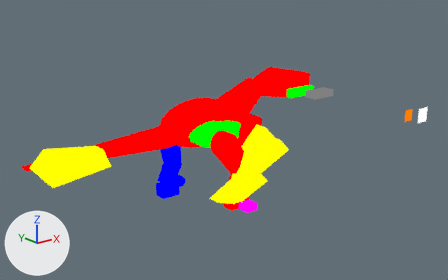
The Blender file assets-source/blender/motion/microraptor-walk.blend, before and after one commit.
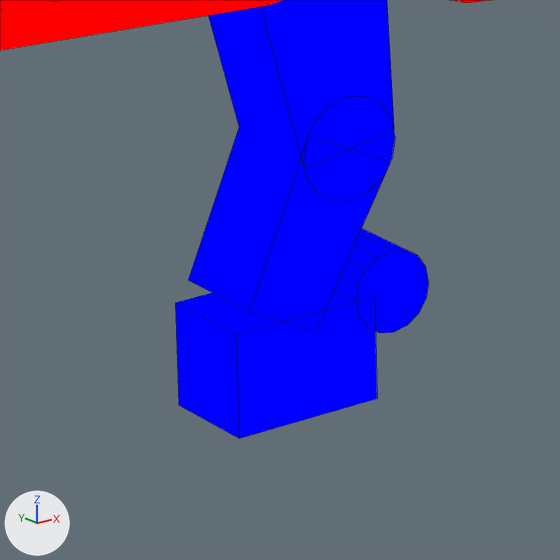
There are two pictures of each version: one whole from a 50 mm camera at (-14.79, -71.85, 37.1) aimed at (33.62, -11.34, 12.9), one close up on the part from 30% to 45% of the width and 53% to 76% of the height. Arrows for +X, +Y and +Z are at lower left; the lights stay in place. The older version's two pictures come first. Both versions are drawn at full value of the shape key 'walk_04' of 'DinoTycoon_Motion_microraptor_walk_far_tip'; the numbers are the values there. The close-ups show mesh edges as thin lines.

Before the edit, the objects in view are built like this:
```python
ob_dinotycoon_motion_microraptor_walk_far_0 = bpy.data.objects.new('DinoTycoon_Motion_microraptor_walk_far_0', me_dinotycoon_motion_microraptor_walk_sample_far_0)
ob_dinotycoon_motion_microraptor_walk_far_0.location = (0.0, 0.0, 0.0)
ob_dinotycoon_motion_microraptor_walk_far_foot = bpy.data.objects.new('DinoTycoon_Motion_microraptor_walk_far_foot', me_dinotycoon_motion_microraptor_walk_sample_far_foot)
ob_dinotycoon_motion_microraptor_walk_far_foot.location = (0.0, 0.0, 0.0)
ob_dinotycoon_motion_microraptor_walk_far_tip = bpy.data.objects.new('DinoTycoon_Motion_microraptor_walk_far_tip', me_dinotycoon_motion_microraptor_walk_sample_far_tip)
ob_dinotycoon_motion_microraptor_walk_far_tip.location = (0.0, 0.0, 0.0)
# also in view: 'DinoTycoon_Motion_microraptor_walk_tail' at (24.5, 0.0, 11.65); 'DinoTycoon_Motion_microraptor_walk_far_1' at (35.05, 4.0, 3.52); 'DinoTycoon_Motion_microraptor_walk_far_joint_1' at (35.73, 4.0, 4.95)
```
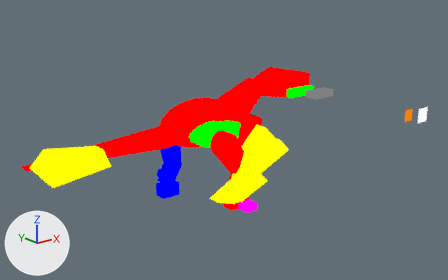
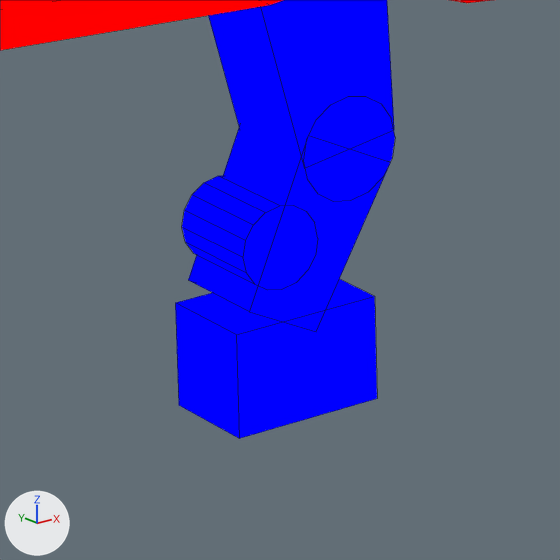
The change, as a list of edits to the scene's bpy script:
```text
Change me_dinotycoon_motion_microraptor_walk_sample_far_tip:
    used by ob_dinotycoon_motion_microraptor_walk_far_tip; location = (0.0, 0.0, 0.0)
    remove me_dinotycoon_motion_microraptor_walk_sample_far_tip.from_pydata(...)  # 32 vertices, 18 faces; spans x 35.8..37.4, y 3.0..5.0, z 1.2..2.8
    add me_dinotycoon_motion_microraptor_walk_sample_far_tip.from_pydata(...)  # 32 vertices, 18 faces; spans x 33.4..35.0, y 3.0..5.0, z 2.61..4.21
    me_dinotycoon_motion_microraptor_walk_sample_far_tip part 1: the whole mesh is moved by (-2.4, 0.0, 1.41)
```

Location of each change, (x1, y1, x2, y2) in pixels of the close-ups (560 x 560 px):
'DinoTycoon_Motion_microraptor_walk_far_tip', moved
    before: (335, 229, 429, 333)
    after: (182, 176, 318, 290)
